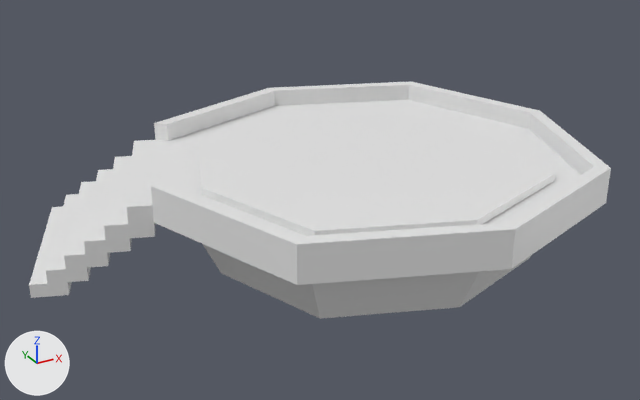
Renders of the FBX model Assets/Art/Models/LandingPad.fbx from each side of a commit.
Both versions are drawn from a 50 mm lens placed at (-1.97, -3.15, 1.81), pointed at (-0.24, 0.0, 0.24). Arrows for +X, +Y and +Z are at lower left; the lights stay in place. Where no turn or scale is listed for an object, it has been applied to the vertices.

Script lines for the objects in view, before the commit:
```python
me_cube = bpy.data.meshes.new('Cube')
me_cube.from_pydata(...)  # 117 vertices, 118 faces; spans x -1.48..1.0, y -1.0..1.0, z 0.0..0.46
me_cube.materials.append(mat_material)  # white #e7e7e7
ob_cube = bpy.data.objects.new('Cube', me_cube)
ob_cube.location = (0.0, 0.0, 0.0)
```
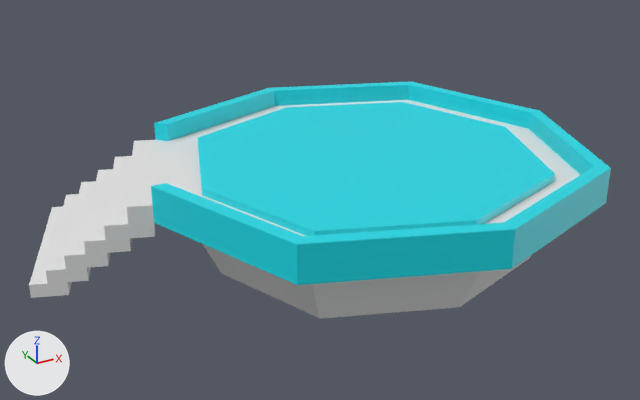
What differs and where, as boxes (x1, y1, x2, y2) in the pictures (640 x 400 px):
part 1 of me_cube, recoloured (white to cyan)
    both: (151, 82, 611, 285)

What the commit changed:
Material 'Material.001' (mat_material_001) is new.
Its base color is (0.0, 0.704, 0.8) (cyan #00dae7).
me_cube has 117 vertices, 118 faces and spans x -1.48..1.0, y -1.0..1.0, z 0.0..0.46.
me_cube is used by ob_cube; location (0.0, 0.0, 0.0).
me_cube part 1: 50 of the faces centred in x -0.97..0.86, y -0.86..0.86, z 0.3..0.46 switch from mat_material (white #e7e7e7) to mat_material_001 (cyan #00dae7).
